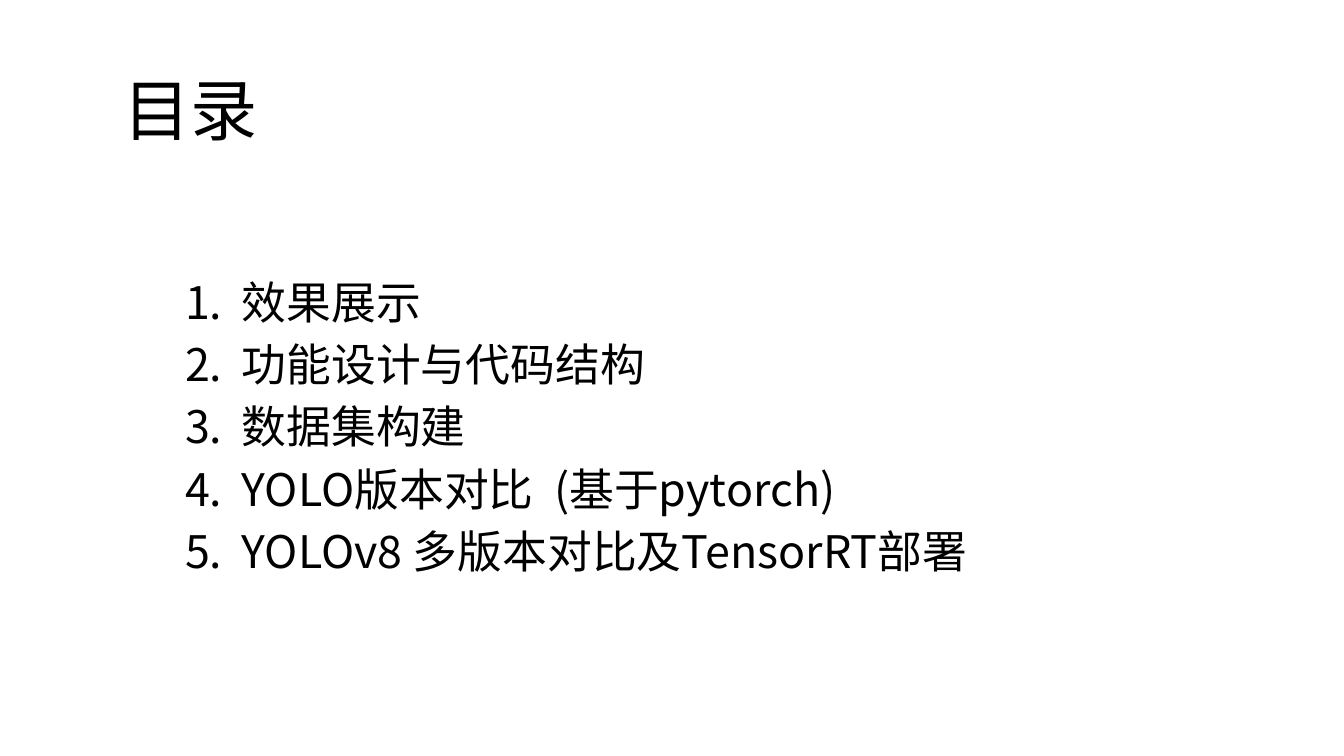
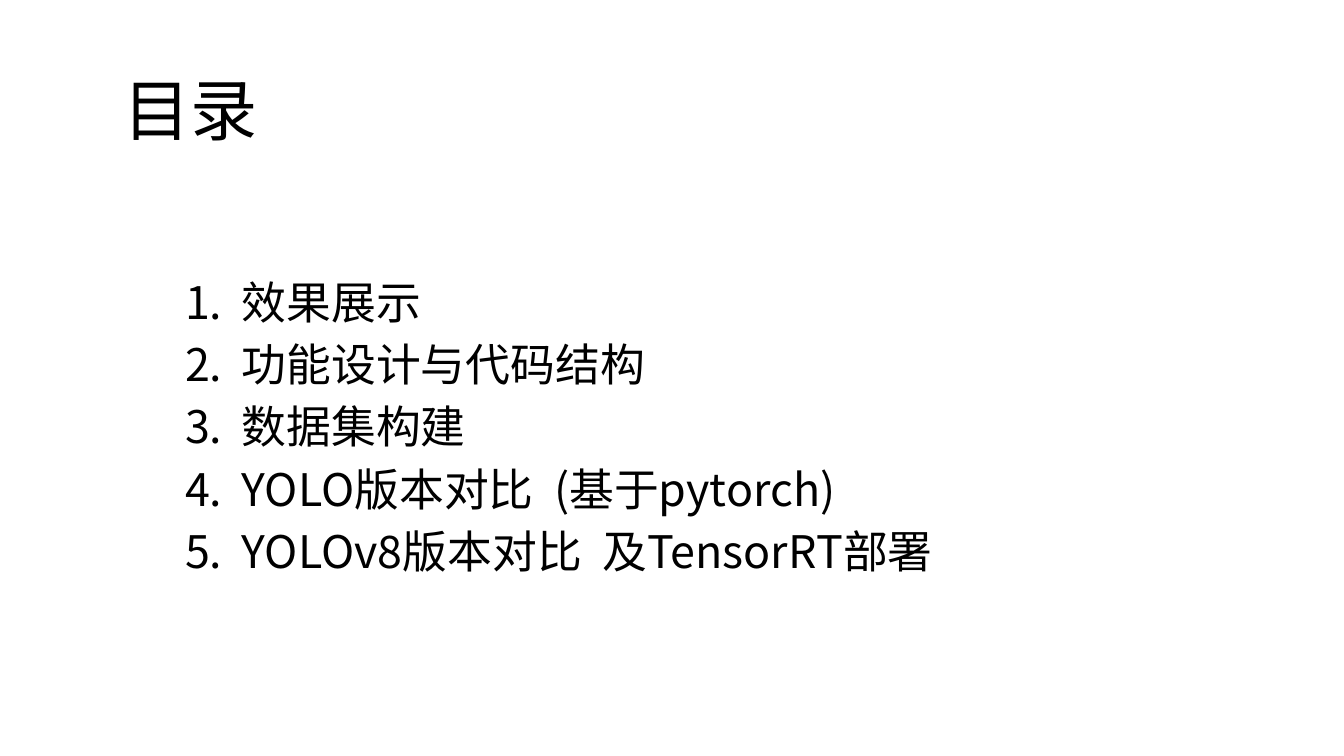
Before and after one commit to limboy058/aimbot_csgo2, a slide deck: slide 2 of pre.pptx. Drawn at 1344x756 pixels with LibreOffice and Linux fonts; fonts in the diff are those of the drawing. Boxes give left, top, right and bottom in pixels: in the first picture for what was removed or moved away, otherwise in the second. Text is boxed around its words. In the diff, an @@ line names an element or a change of style, - is before the commit and + after.

```diff
--- a/pre.pptx
+++ b/pre.pptx
@@ text at <box>242,530,933,572</box>: text changed @@
-5. YOLOv8 多版本对比及TensorRT部署
+5. YOLOv8版本对比 及TensorRT部署
```
Also in this commit, not shown: 2 other slides changed, 43 other files.
